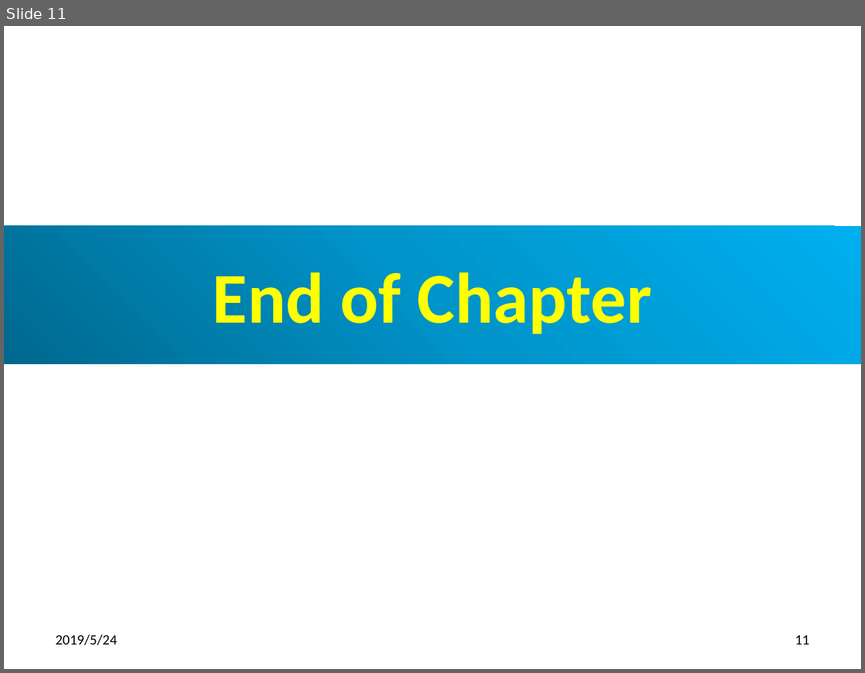
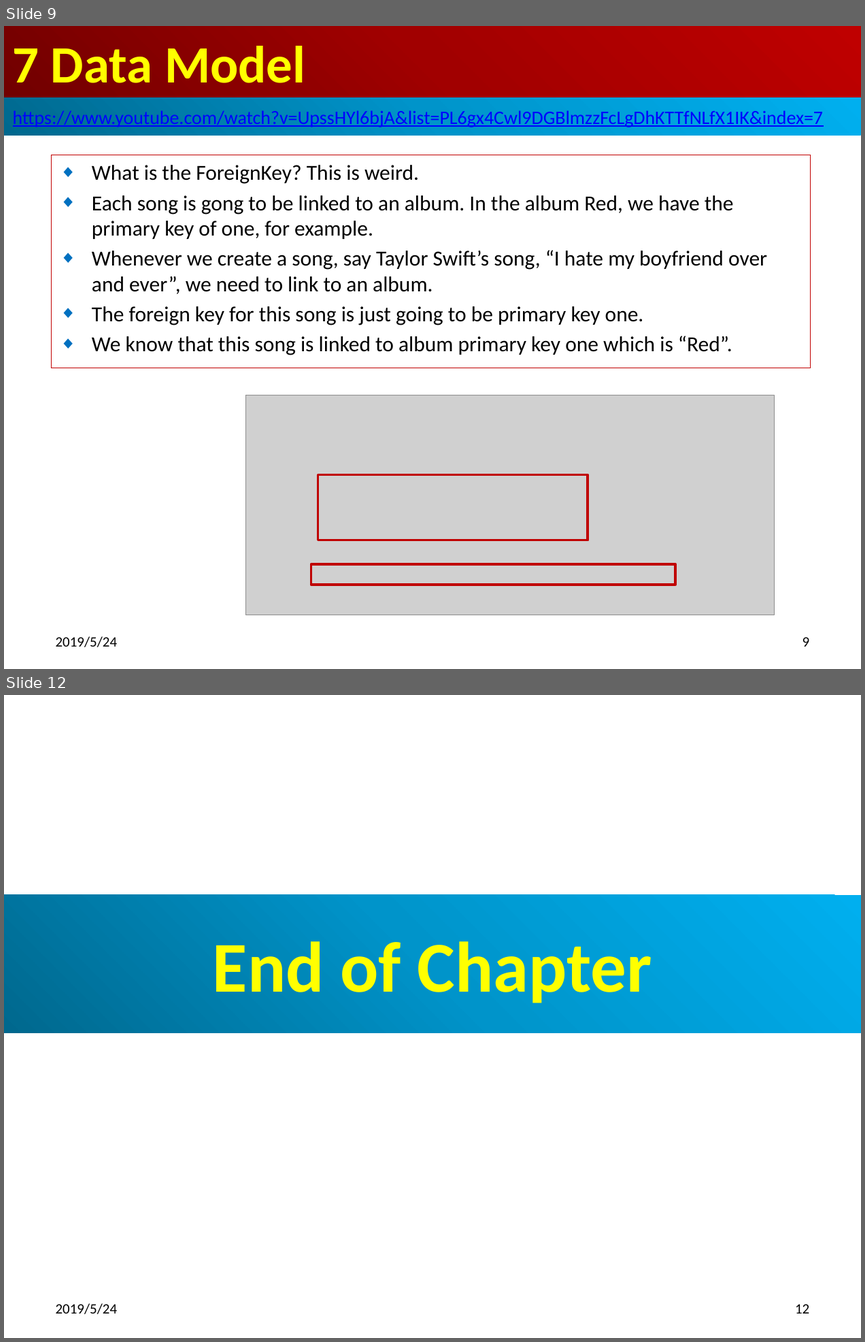
Before and after one commit to peterhchen/500-Django-Basic, a slide deck: 07_DataModel/07_DataModel.pptx. Shown one above the other, each under a label of ours: slide 11 before the commit, slides 9 and 12 after it; the slides between them are not shown. The pictures are 865x673 and 865x1342 pixels, drawn with LibreOffice and Linux fonts; fonts in the diff are those of the drawing; grey boxes stand for pictures. Boxes give left, top, right and bottom in pixels: in the first picture for what was removed or moved away, otherwise in the second. Text is boxed around its words. In the diff, an @@ line names an element or a change of style, - is before the commit and + after.

Commit message:
Activated Model

```diff
--- a/07_DataModel/07_DataModel.pptx
+++ b/07_DataModel/07_DataModel.pptx
@@ slide 9 added at bbox=[4, 26, 861, 669], background #FFFFFF @@
@@ title added at bbox=[4, 26, 861, 98], fill gradient #720000 to #A20000 to #C00000, 44 pt, text #FFFF00, bold @@
+7 Data Model
@@ rectangle added at bbox=[4, 98, 861, 135], fill gradient #00688E to #0094CA to #00B0F0, 16 pt, text #0000FF, underline @@
+  https://www.youtube.com/watch?v=UpssHYl6bjA&list=PL6gx4Cwl9DGBlmzzFcLgDhKTTfNLfX1IK&index=7
@@ subtitle added at bbox=[51, 155, 810, 367], outline #C00000 0.75 pt, 18 pt, text #000000 @@
+◆ What is the ForeignKey? This is weird.
+◆ Each song is gong to be linked to an album. In the album Red, we have the primary key of one, for example.
+◆ Whenever we create a song, say Taylor Swift’s song, “I hate my boyfriend over and ever”, we need to link to an album.
+◆ The foreign key for this song is just going to be primary key one.
+◆ We know that this song is linked to album primary key one which is “Red”.
@@ picture added at bbox=[245, 395, 774, 615] @@
@@ rectangle added at bbox=[317, 475, 587, 540], outline #C00000 2 pt @@
@@ rectangle added at bbox=[311, 564, 675, 585], outline #C00000 2 pt @@
@@ text added at bbox=[56, 636, 118, 647], 12 pt, text #000000 @@
+2019/5/24
@@ page number added at bbox=[802, 637, 810, 646], 12 pt, text #000000 @@
+9
@@ what was slide 11 is now slide 12 @@
@@ page number at bbox=[795, 1304, 809, 1313]: text changed @@
-11
+12
```
Also in this commit, not shown: 7 slides changed, 13 other files.
